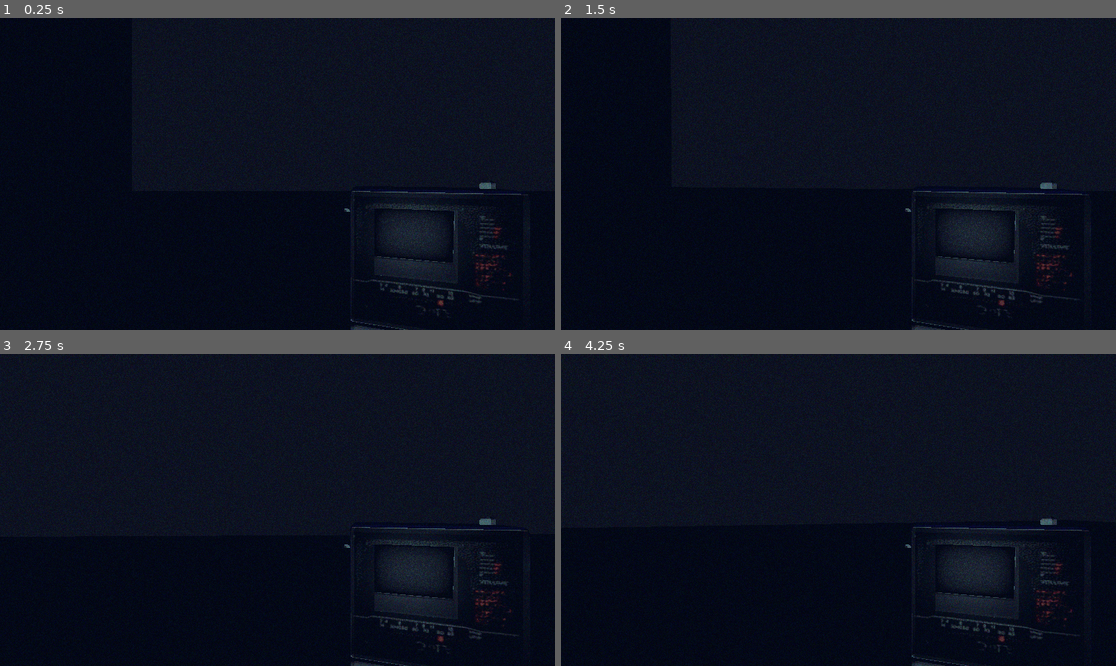
Above: before the commit, frames 1-4 (two rows, left to right).
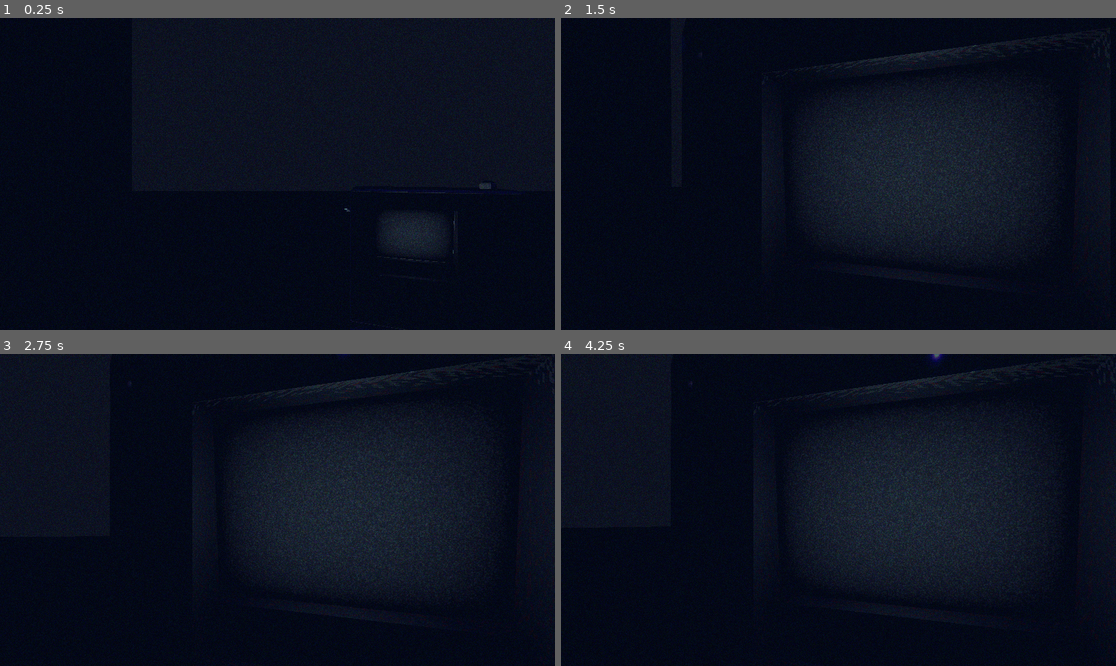
Above: after the commit, the same moments.

Repository: mmkllr/watchman
Game: Godot game, scene res://scenes/world.tscn
The game is run twice, just before and just after one commit, with the same random seed, the same clock (stepped at 60 frames per second) and the same inputs.
Inputs (mouse positions are in pixels of both pictures, inside the frame that each line leads up to):
- Up to frame 1 (0.25 s): no input
- Up to frame 2 (1.5 s): move the mouse to (866, 174) at 0.52 s; hold W (move_forward) from 0.53 s (still down); right-click (866, 174) at 0.6 s; move the mouse to (810, 174) at 1.27 s; right-click (810, 174) at 1.35 s
- Up to frame 3 (2.75 s): keep holding W (move_forward); move the mouse to (288, 503) at 2.02 s; right-click (288, 503) at 2.1 s
- Up to frame 4 (4.25 s): keep holding W (move_forward); move the mouse to (832, 516) at 2.77 s; right-click (832, 516) at 2.85 s; move the mouse to (877, 513) at 3.52 s; right-click (877, 513) at 3.6 s

The runs differ from the first frame. In frame 1, 1.4% of the frame differs, in the area x 62-96%, y 52-100%; in frame 2, 3.7%; in frame 3, 3.5%; in frame 4, 4.0%, in the area x 42-95%, y 0-100%.

Commit message:
zoom in functionality

Diff:
--- a/player.gd
+++ b/player.gd
@@ -3,6 +3,11 @@
 @onready var head: Node3D = $Head
 @onready var camera: Camera3D = $Head/Camera3D
 @onready var tools: Node3D = $Head/Camera3D/Tools
+@onready var watchman: Node3D = $Head/Camera3D/Tools/watchman
+
+var watchman_tween_in
+var watchman_tween_out
+var zoomed_in := false
 
 const SPEED := 1.0
 const SENSITIVITY := 0.0025
@@ -41,8 +46,22 @@
 
 	move_and_slide()
 
+func _process(delta: float) -> void:
+	if Input.is_action_just_pressed("zoom_in"):
+		_zoom_in()
+
 func _headbob(time):
 	var pos = Vector3.ZERO
 	pos.y = sin(time * BOB_FREQ) * BOB_AMP
 	pos.x = cos(time * BOB_FREQ / 2) * BOB_AMP
 	return pos
+
+func _zoom_in():
+	if !zoomed_in:
+		watchman_tween_in = get_tree().create_tween().set_ease(Tween.EASE_IN_OUT).set_trans(Tween.TRANS_QUINT)
+		watchman_tween_in.tween_property(watchman, "position", Vector3(0.056, 0.325, -0.175), 0.8)
+		zoomed_in = true
+	else:
+		watchman_tween_out = get_tree().create_tween().set_ease(Tween.EASE_IN_OUT).set_trans(Tween.TRANS_CUBIC)
+		watchman_tween_out.tween_property(watchman, "position", Vector3(0.267, 0.216, -0.536), 0.8)
+		zoomed_in = false
--- a/project.godot
+++ b/project.godot
@@ -41,6 +41,11 @@
 "events": [Object(InputEventKey,"resource_local_to_scene":false,"resource_name":"","device":-1,"window_id":0,"alt_press …(192 unchanged characters)…
 ]
 }
+zoom_in={
+"deadzone": 0.2,
+"events": [Object(InputEventMouseButton,"resource_local_to_scene":false,"resource_name":"","device":-1,"window_id":0,"alt_pressed":false,"shift_pressed":false,"ctrl_pressed":false,"meta_pressed":false,"button_mask":2,"position":Vector2(96, 19),"global_position":Vector2(105, 67),"factor":1.0,"button_index":2,"canceled":false,"pressed":true,"double_click":false,"script":null)
+]
+}
 
 [rendering]
 
--- a/scenes/watchman.tscn
+++ b/scenes/watchman.tscn
@@ -62,7 +62,8 @@
 surface_material_override/0 = SubResource("ShaderMaterial_jrd12")
 
 [node name="OmniLight3D" type="OmniLight3D" parent="watchnan screen" index="0"]
-transform = Transform3D(7.5811887, 0, 0, 0, 3.6368237, 0, 0, 0, 17.36111, 0, 0, 1.1042733)
+transform = Transform3D(7.5811887, 0, 0, 0, 3.6368237, 0, 0, 0, 17.36111, 0, 0, 0.39228907)
+light_energy = 0.2
 light_cull_mask = 4294966274
 
 [node name="screen class" parent="." index="2"]
